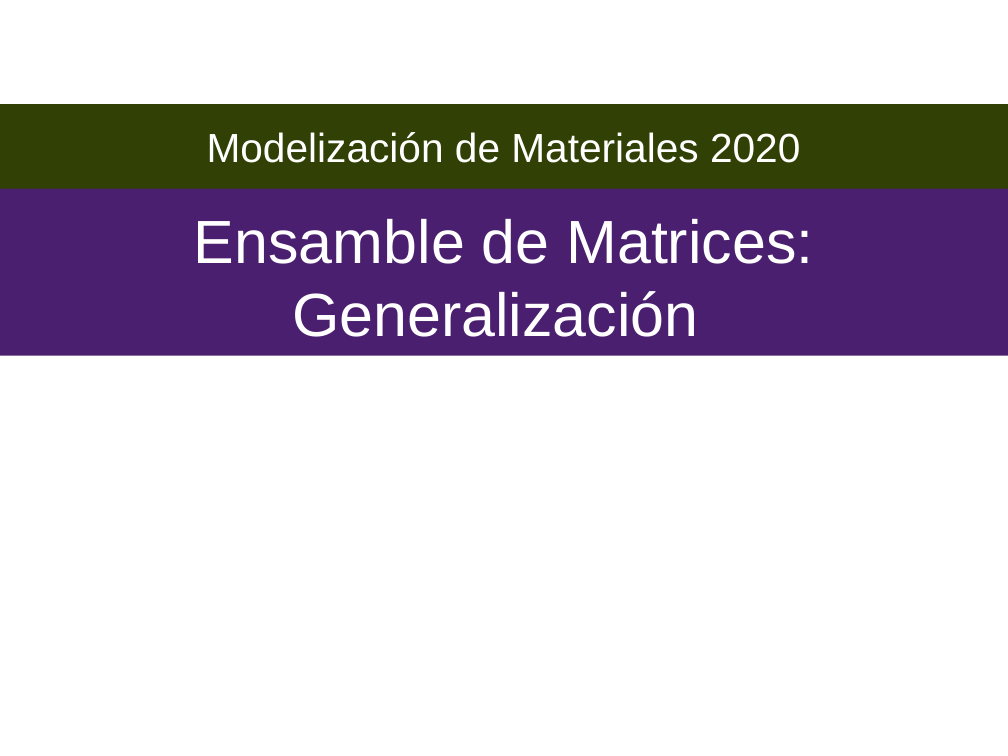
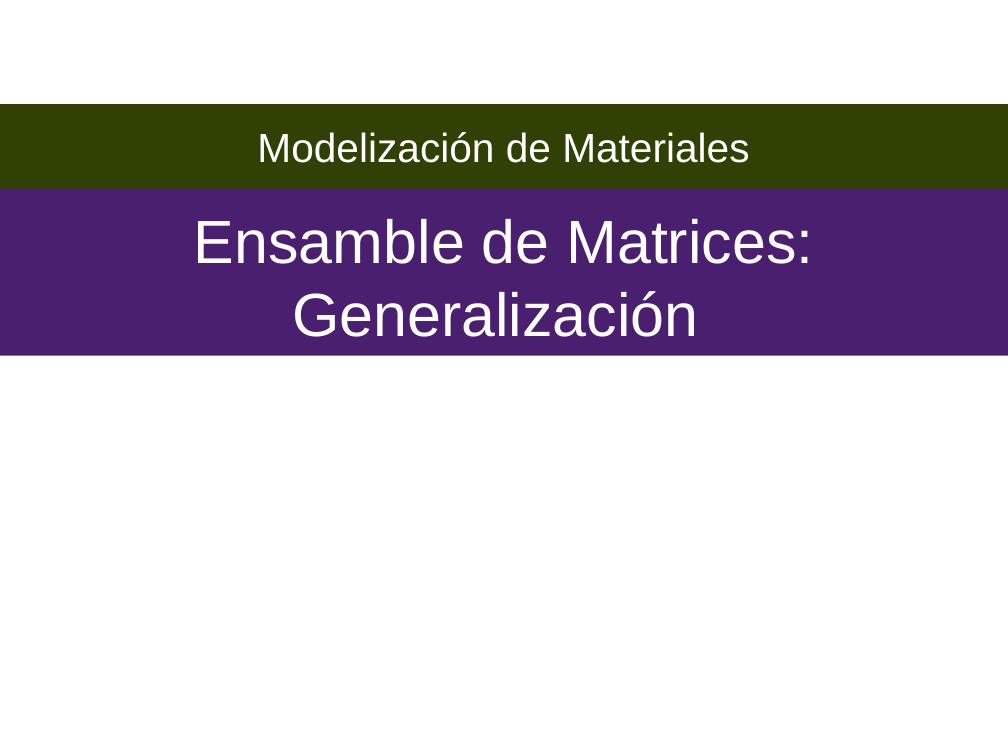
Before and after one commit to Modelizacion-de-Materiales/ModelizacionApuntesPresentaciones, a slide deck: slide 16 of 004-MEF02/Libreoffice/MEF02_2020.odp. Drawn at 1008x756 pixels with LibreOffice and Linux fonts; fonts in the diff are those of the drawing; background and template pictures are left out. Boxes give left, top, right and bottom in pixels: in the first picture for what was removed or moved away, otherwise in the second. Text is boxed around its words. In the diff, an @@ line names an element or a change of style, - is before the commit and + after.

```diff
--- a/004-MEF02/Libreoffice/MEF02_2020.odp
+++ b/004-MEF02/Libreoffice/MEF02_2020.odp
@@ text in rectangle at box(257, 132, 749, 163): text changed @@
-Modelización de Materiales 2020
+Modelización de Materiales
```
Also in this commit, not shown: 2 other slides changed.
